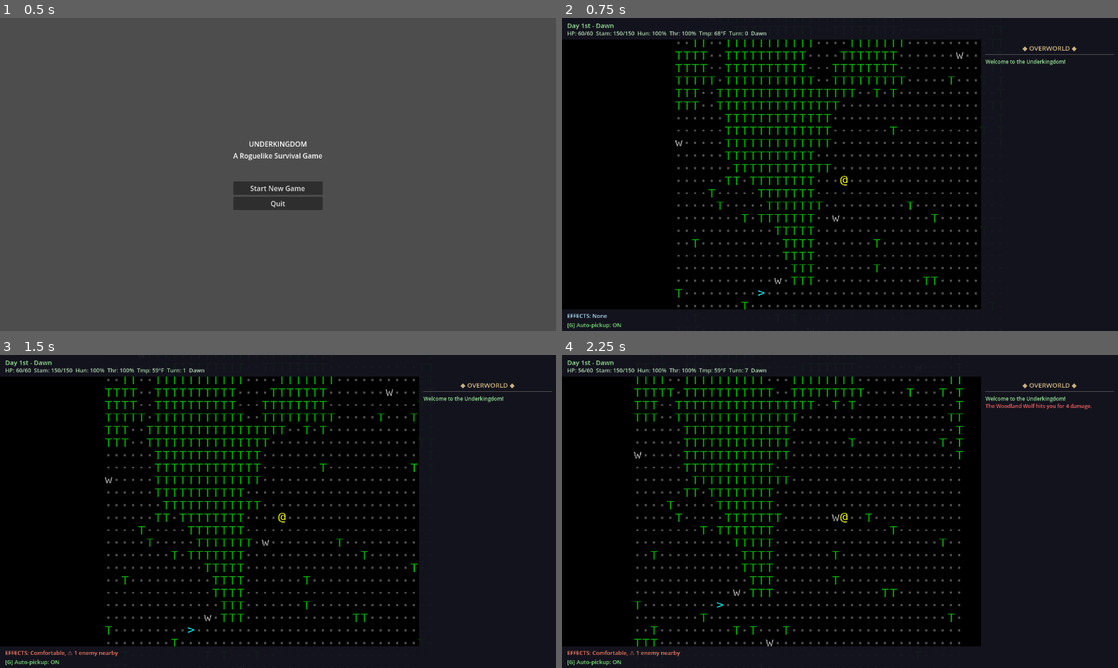
Above: before the commit, frames 1-4 (two rows, left to right).
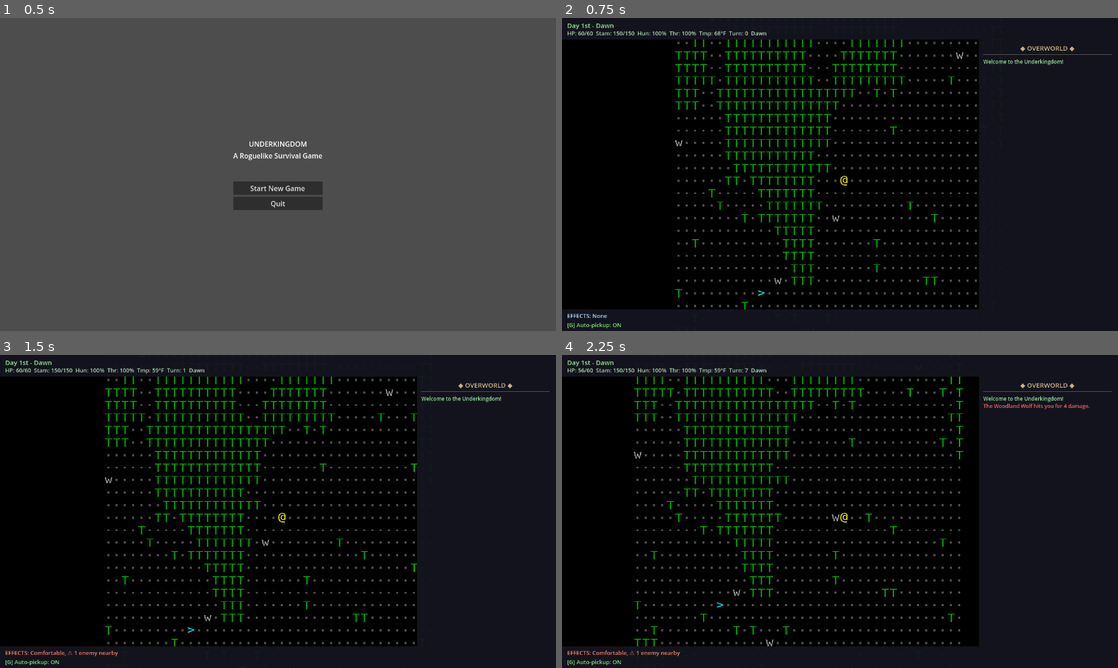
Above: after the commit, the same moments.

Repository: stevenraines/underkingdom-godot-cc
Game: Godot game, scene res://scenes/main.tscn
Two runs of this game, one before a commit and one after it. Both use one fixed random seed, a clock stepped at 60 frames per second and the inputs below.
Inputs (mouse positions are in pixels of both pictures, inside the frame that each line leads up to):
- Up to frame 1 (0.5 s): no input
- Up to frame 2 (0.75 s): click "Start New Game" at 0.5 s
- Up to frame 3 (1.5 s): tap Enter (ui_accept) at 1.25 s; move the mouse to (400, 495) at 1.27 s; hold Right (ui_right) from 1.28 s (still down); tap Space at 1.35 s; click (400, 495) at 1.42 s
- Up to frame 4 (2.25 s): tap Enter (ui_accept) at 1.52 s; move the mouse to (728, 527) at 2.02 s; release Right (ui_right) at 2.03 s; hold Down (ui_down) from 2.03 s (still down); tap R at 2.1 s

Frame 1 is identical in both runs. In frame 2, 0.6% of the frame differs, in the area x 75-100%, y 6-94%; in frame 3, 0.6%; in frame 4, 0.7%.

Commit message:
Refactor HUD layout for responsive design; adjust anchors and offsets for TopBar and RightSidebar

Diff:
--- a/scenes/game.tscn
+++ b/scenes/game.tscn
@@ -35,7 +35,13 @@
 [node name="HUD" type="CanvasLayer" parent="."]
 
 [node name="TopBar" type="ColorRect" parent="HUD"]
-offset_right = 1280.0
+anchor_left = 0.0
+anchor_top = 0.0
+anchor_right = 1.0
+anchor_bottom = 0.0
+offset_left = 0.0
+offset_top = 0.0
+offset_right = 0.0
 offset_bottom = 50.0
 color = Color(0.08, 0.08, 0.12, 0.95)
 
@@ -60,10 +66,14 @@
 text = "HP: 60/60  Stam: 100/100  Hun: 100%  Thr: 100%  Tmp: 68°F  Turn: 0"
 
 [node name="RightSidebar" type="ColorRect" parent="HUD"]
-offset_left = 965.0
+anchor_left = 0.75
+anchor_top = 0.0
+anchor_right = 1.0
+anchor_bottom = 1.0
+offset_left = 0.0
 offset_top = 50.0
-offset_right = 1280.0
-offset_bottom = 670.0
+offset_right = 0.0
+offset_bottom = -50.0
 color = Color(0.08, 0.08, 0.12, 0.95)
 
 [node name="LocationLabel" type="Label" parent="HUD/RightSidebar"]
